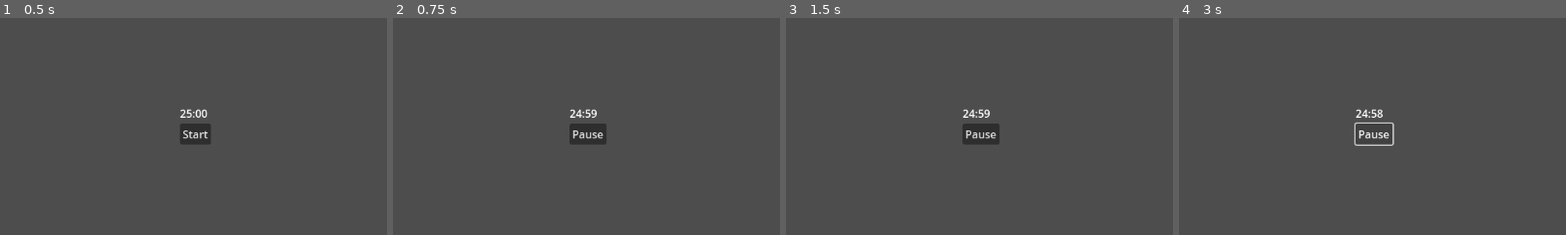
Above: before the commit, frames 1-4 (left to right).
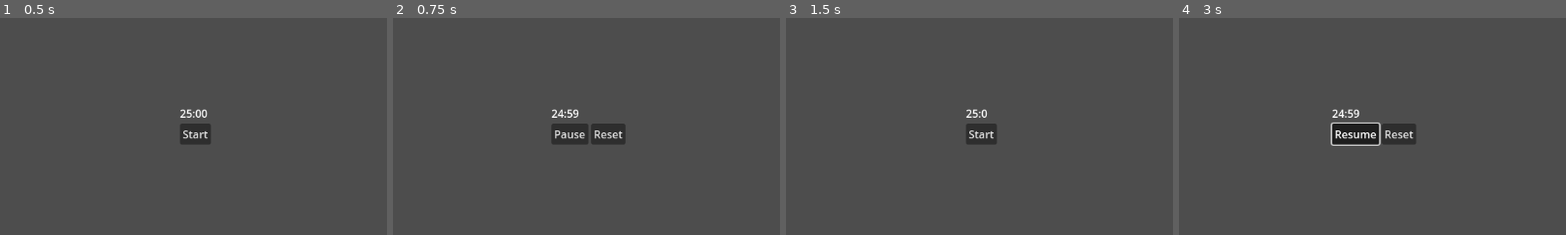
Above: after the commit, the same moments.

Repository: philnewberryls/godotoro
Game: Godot game, scene res://main.tscn
Same seed, same stepped clock (60 frames per second), same inputs: the game is played once before the commit and once after it.
Inputs (mouse positions are % of the whole screen's width and height, from its top left):
- Up to frame 1 (0.5 s): no input
- Up to frame 2 (0.75 s): click "Start" at 0.5 s
- Up to frame 3 (1.5 s): click (53, 52) at 1.25 s, where only the run after the commit has a clickable "Reset"
- Up to frame 4 (3 s): click (50, 52) at 2 s, where only the run after the commit has a clickable "Start"; click "Resume" (after the commit: "Pause") at 2.75 s
The pictures show only the part of the screen within x 25-75%, y 25-75%; the shares and areas given below are measured in that part.

Frame 1 is identical in both runs. In frame 2, 1.3% of the frame differs, in the area x 40-60%, y 41-59%; in frame 3, 0.5%; in frame 4, 2.2%, in the area x 39-62%, y 41-59%.

Commit message:
Timer can now be reset

Diff:
--- a/main.gd
+++ b/main.gd
@@ -9,9 +9,11 @@
 
 
 func _ready():
+	timer_interface.default_time_to_display_in_seconds = default_start_time_in_seconds
 	timer_interface.start_button_pressed.connect(_start_timer)
 	timer_interface.timer_pause_requested.connect(_pause_timer)
 	timer_interface.timer_resume_requested.connect(_resume_timer)
+	timer_interface.timer_reset_requested.connect(_reset_timer)
 
 func _process(_delta):
 	if not active_timer.is_stopped():
@@ -33,3 +35,6 @@
 
 func _resume_timer():
 	active_timer.paused = false
+
+func _reset_timer():
+	active_timer.stop()
--- a/timer_interface/timer_interface.gd
+++ b/timer_interface/timer_interface.gd
@@ -2,18 +2,20 @@
 class_name TimerInterface
 
 enum button_display_states{
-	TIMER_STOPPED,
+	TIMER_READY,
 	TIMER_IN_PROGRESS
 }
 
 signal start_button_pressed()
 signal timer_pause_requested()
 signal timer_resume_requested()
+signal timer_reset_requested()
 
 @export var timer_display: Label
 @export var timer_stopped_buttons: HBoxContainer
 @export var timer_in_progress_buttons: HBoxContainer
 
+var default_time_to_display_in_seconds: int = 60 * 25 # Overriden from main
 
 func _on_start_button_button_up():
 	start_button_pressed.emit()
@@ -26,6 +28,12 @@
 
 func _on_pause_resume_button_timer_resume_requested():
 	timer_resume_requested.emit()
+
+
+func _on_reset_timer_button_button_up():
+	timer_reset_requested.emit()
+	_switch_displayed_buttons(button_display_states.TIMER_READY)
+	update_timer_display(default_time_to_display_in_seconds)
 
 
 func update_timer_display(time_left: float):
@@ -42,7 +50,7 @@
 
 func _switch_displayed_buttons(state_to_switch_to: button_display_states):
 	match state_to_switch_to:
-		button_display_states.TIMER_STOPPED:
+		button_display_states.TIMER_READY:
 			timer_in_progress_buttons.hide()
 			timer_stopped_buttons.show()
 		button_display_states.TIMER_IN_PROGRESS:
--- a/timer_interface/timer_interface.tscn
+++ b/timer_interface/timer_interface.tscn
@@ -40,7 +40,12 @@
 text = "Pause"
 script = ExtResource("3_autak")
 
+[node name="ResetTimerButton" type="Button" parent="VBoxContainer/InProgressButtons"]
+layout_mode = 2
+text = "Reset"
+
 [connection signal="button_up" from="VBoxContainer/StoppedButtons/StartButton" to="." method="_on_start_button_button_up"]
 [connection signal="timer_pause_requested" from="VBoxContainer/InProgressButtons/PauseResumeButton" to="." method="_on_pause_resume_button_timer_pause_requested"]
 [connection signal="timer_resume_requested" from="VBoxContainer/InProgressButtons/PauseResumeButton" to="." method="_on_pause_resume_button_timer_resume_requested"]
 [connection signal="toggled" from="VBoxContainer/InProgressButtons/PauseResumeButton" to="VBoxContainer/InProgressButtons/PauseResumeButton" method="_on_toggled"]
+[connection signal="button_up" from="VBoxContainer/InProgressButtons/ResetTimerButton" to="." method="_on_reset_timer_button_button_up"]
